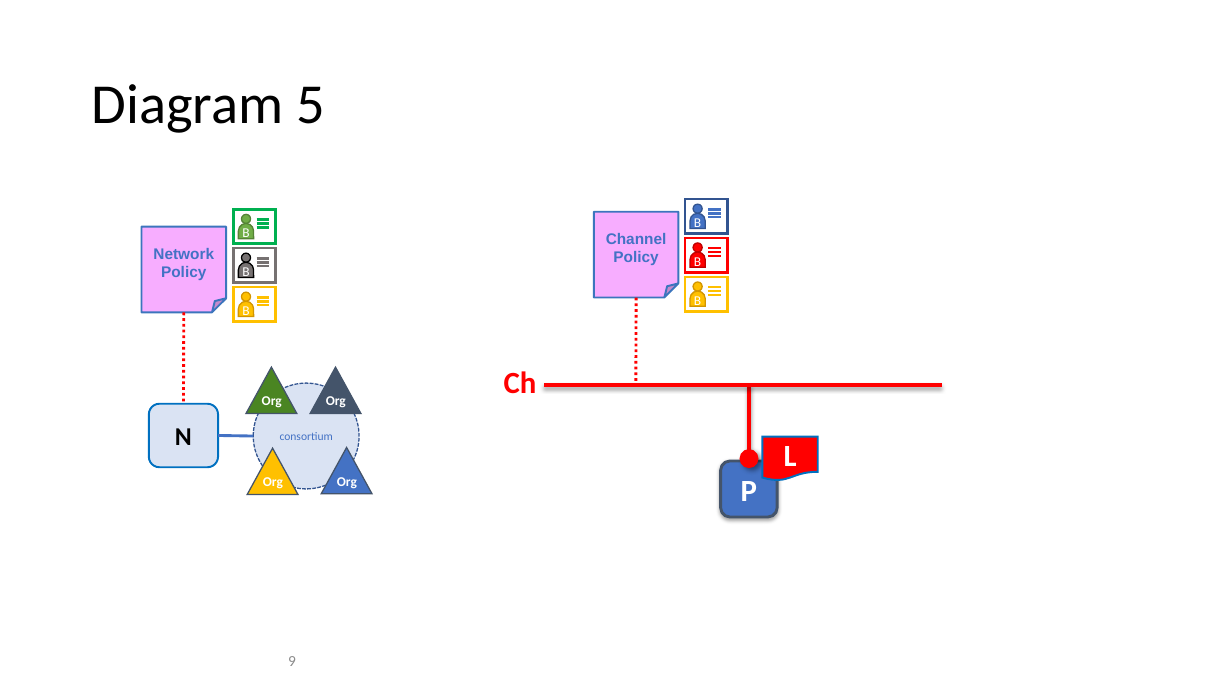
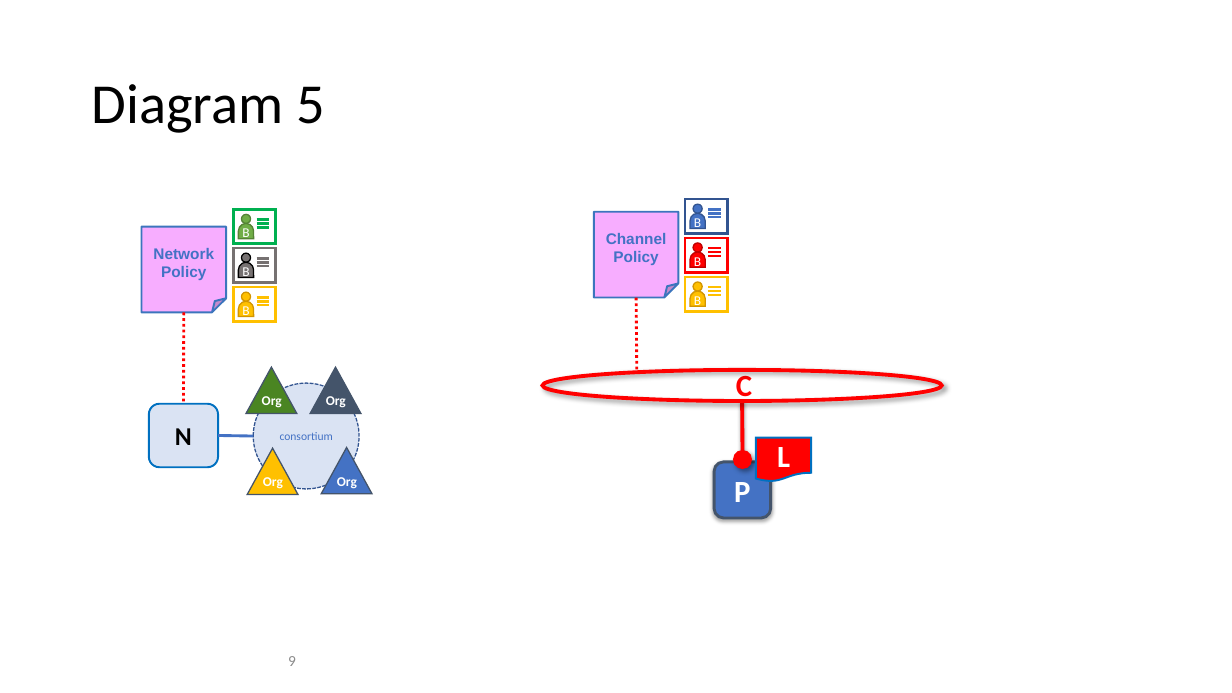
Before and after one commit to FabricTOC/FabricTOC, a slide deck: slide 9 of docs/OtherSourceMaterial/Diagrams.pptx. Drawn at 1232x693 pixels with LibreOffice and Linux fonts; fonts in the diff are those of the drawing. Boxes give left, top, right and bottom in pixels: in the first picture for what was removed or moved away, otherwise in the second. Text is boxed around its words. In the diff, an @@ line names an element or a change of style, - is before the commit and + after.

```diff
--- a/docs/OtherSourceMaterial/Diagrams.pptx
+++ b/docs/OtherSourceMaterial/Diagrams.pptx
@@ line moved from (636, 298) - (636, 385) to (636, 298) - (637, 370) @@
@@ line removed from (942, 385) to (543, 385) @@
@@ ellipse added at [543,370,942,401], outline #FF0000 3 pt @@
@@ text at [736,370,752,404]: text changed @@
-Ch
+C
@@ line moved from (750, 450) - (750, 385) to (743, 451) - (742, 401) @@
@@ 1 rounded rectangle, 1 flow chart document, 1 ellipse: place and size @@
-1 rounded rectangle, 1 flow chart document, 1 ellipse at [721,437,818,518]
+1 rounded rectangle, 1 flow chart document, 1 ellipse at [714,438,811,518]
```
Also in this commit, not shown: 3 other slides changed, 1 slide added, 8 other files.
